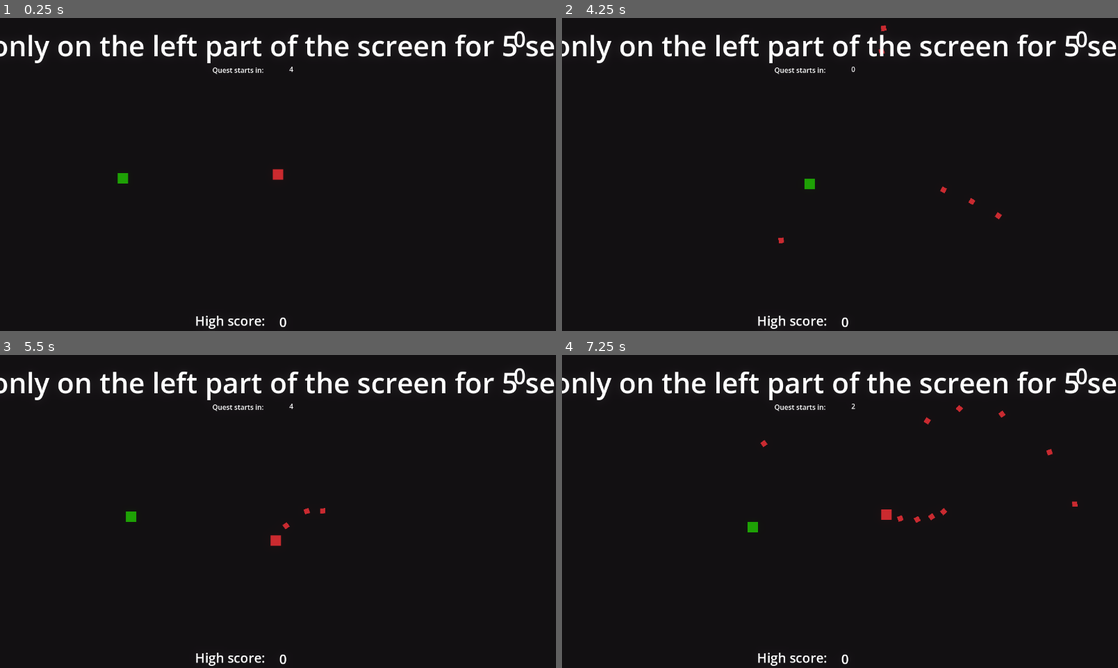
Above: before the commit, frames 1-4 (two rows, left to right).
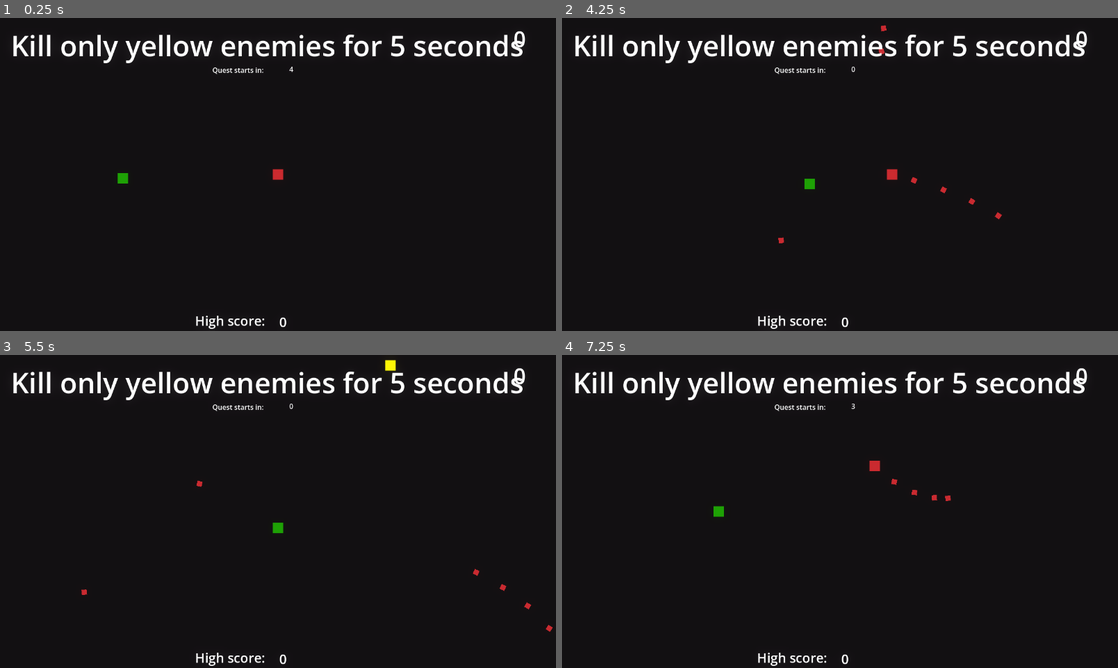
Above: after the commit, the same moments.

Repository: DiScarlet/ShootEm
Game: Godot game, scene res://scenes/arena.tscn
Same seed, same stepped clock (60 frames per second), same inputs: the game is played once before the commit and once after it.
Inputs (mouse positions are in pixels of both pictures, inside the frame that each line leads up to):
- Up to frame 1 (0.25 s): no input
- Up to frame 2 (4.25 s): tap Enter at 0.5 s; move the mouse to (962, 158) at 0.52 s; press the mouse at (962, 158) at 0.53 s; hold D (move_right) 0.53-1.28 s; move the mouse to (728, 190) at 1.27 s; release the mouse at (728, 190) at 1.28 s; hold S (move_down) 1.28-2.03 s; click (728, 190) at 1.35 s; move the mouse to (895, 105) at 2.02 s; press the mouse at (895, 105) at 2.03 s; hold D (move_right) 2.03-2.78 s; move the mouse to (812, 237) at 2.77 s; release the mouse at (812, 237) at 2.78 s; hold W (move_up) 2.78-3.53 s; click (812, 237) at 2.85 s; move the mouse to (1006, 221) at 3.52 s; press the mouse at (1006, 221) at 3.53 s; hold A (move_left) from 3.53 s (still down)
- Up to frame 3 (5.5 s): move the mouse to (111, 464) at 4.27 s; release the mouse at (111, 464) at 4.28 s; click (111, 464) at 4.35 s; move the mouse to (305, 511) at 5.02 s; release A (move_left) at 5.03 s; press the mouse at (305, 511) at 5.03 s; hold S (move_down) from 5.03 s (still down)
- Up to frame 4 (7.25 s): move the mouse to (756, 433) at 5.77 s; release S (move_down) at 5.78 s; release the mouse at (756, 433) at 5.78 s; hold D (move_right) 5.78-6.53 s; click (756, 433) at 5.85 s; move the mouse to (962, 495) at 6.52 s; press the mouse at (962, 495) at 6.53 s; hold W (move_up) from 6.53 s (still down)

The runs differ from the first frame. In frame 1, 3.3% of the frame differs, in the area x 0-100%, y 5-15%; in frame 2, 3.4%; in frame 3, 3.8%; in frame 4, 3.9%, in the area x 0-100%, y 5-57%.

Commit message:
Added timed_no_kill and timed_only_kill quests

Diff:
--- a/scripts/quests/Additional_UI/grace_start_timer.gd
+++ b/scripts/quests/Additional_UI/grace_start_timer.gd
@@ -18,7 +18,7 @@
 func start_countdown():
 	if not is_stopped():
 		return
-
+	print("Grace timer has STARTED")
 	time_left_counter = GRACE_TIME
 	wait_time = 1.0
 	one_shot = false
@@ -34,4 +34,5 @@
 	if time_left_counter <= 0:
 		stop()
 		start_time_label.text = "0"
+		print("Grace timer has finished")
 		QuestManager.grace_timer_finished.emit()
--- a/scripts/quests/QuestManager.gd
+++ b/scripts/quests/QuestManager.gd
@@ -17,6 +17,7 @@
 var current_template = "kill_enemy"
 var is_process_active = false
 var time_left_in_quest = 0
+var quest_state
 	#to do for a quest
 var enemies_to_kill = 2
 var powerups_to_collect = 1
@@ -26,47 +27,68 @@
 var side_to_stay = "right"
 	#done for a quest
 var enemies_killed = 0
-#lists/dicts
+#lists/dicts/enums
 var enemy_colors = ["green", "blue", "yellow"]
 var screen_sides = ["right", "left"]
+enum QuestState {
+	PREPARING,
+	ACTIVE,
+	FINISHED
+}
+#Godot elements
+var quest_timer: Timer
 
 #FUNCS
 #system overrides
 func _ready() -> void:
+	#create new elements
+	quest_timer = Timer.new()
+	add_child(quest_timer)
+	quest_timer.one_shot = true
+	#connect to signals
 	GameManager.start_quest.connect(generate_random_quest)
 	enemy_killed.connect(on_enemy_killed)
 	GameManager.reset_level.connect(reset_difficulty)
 
 func _process(delta: float) -> void:
-	if is_process_active:
-
+	if is_process_active and quest_state == QuestState.ACTIVE:
 		if current_template == "location_play":
 			check_side(delta)
 
 #action functions
 func generate_random_quest():
+	quest_state = QuestState.PREPARING
+
 	if GameManager.player == null:
 		player = await GameManager.player_ready
 	else:
 		player = GameManager.player
 
-	enemies_killed = 0
 	#HRDCODED FOR TESTING replace with current_template = quest_templates.keys().pick_random()
-	current_template = "location_play"
+	current_template = "timed_only_kill"
 	GameManager.quest_type = current_template
 	var template = quest_templates[current_template]
 
-	if current_template == "location_play":
-		start_location_quest()
+	enemies_killed = 0
 
 	populate_quest_vars()
 	update_quest_text()
 
+	if current_template == "location_play":
+		start_location_quest()
+	elif current_template == "timed_no_kill" or current_template == "timed_only_kill":
+		start_no_only_kill()
+
 func complete_quest():
+	quest_state = QuestState.FINISHED
 	print("quest completed!")
+	if quest_timer.timeout.is_connected(complete_quest):
+		quest_timer.timeout.disconnect(complete_quest)
+
 	generate_random_quest()
 
 func fail_quest():
+	quest_state = QuestState.FINISHED
 	print("quest failed, you bastard! - in James May's voice")
 	player.die()
 
@@ -74,6 +96,7 @@
 	set_process(false)
 
 func reset_difficulty():
+	quest_state = QuestState.PREPARING
 	enemies_to_kill = 2
 	powerups_to_collect = 1
 	target_color = "green"
@@ -89,10 +112,17 @@
 		if enemies_to_kill <= MAX_ENEMIES_TO_KILL:
 			enemies_to_kill += 1
 
-	if current_template == "location_play":
+	elif current_template == "location_play":
 		side_to_stay = screen_sides.pick_random()
 		quest_duration += 5
 		time_left_in_quest = quest_duration
+
+	elif current_template == "timed_no_kill":
+		quest_duration += 5
+
+	elif current_template == "timed_only_kill":
+		target_color = enemy_colors.pick_random()
+		quest_duration += 5
 
 func update_quest_text():
 	var quest_text = quest_templates[current_template]["text"]
@@ -100,8 +130,13 @@
 	if current_template == "kill_enemy":
 		quest_text = quest_text.replace("{count}", str(enemies_to_kill))
 		quest_text = quest_text.replace("{color}", target_color)
-	if current_template == "location_play":
+	elif current_template == "location_play":
 		quest_text = quest_text.replace("{side}", side_to_stay)
+		quest_text = quest_text.replace("{time}", str(quest_duration))
+	elif current_template == "timed_no_kill":
+		quest_text = quest_text.replace("{time}", str(quest_duration))
+	elif current_template == "timed_only_kill":
+		quest_text = quest_text.replace("{color}", target_color)
 		quest_text = quest_text.replace("{time}", str(quest_duration))
 
 	update_quest_label.emit(quest_text)
@@ -111,8 +146,18 @@
 func start_location_quest():
 	start_grace_timer.emit()
 	await grace_timer_finished
+	quest_state = QuestState.ACTIVE
 	is_process_active = true
 	set_process(true)
+
+func start_no_only_kill():
+	start_grace_timer.emit()
+	await grace_timer_finished
+	quest_state = QuestState.ACTIVE
+	quest_timer.wait_time = quest_duration
+	if !quest_timer.timeout.is_connected(complete_quest):
+		quest_timer.timeout.connect(complete_quest)
+	quest_timer.start()
 
 #quest-specific helper functions
 func check_side(delta):
@@ -126,9 +171,19 @@
 
 #player events functions
 func on_enemy_killed(color):
+	if quest_state != QuestState.ACTIVE:
+		return
+
 	if current_template == "kill_enemy":
 		if color == target_color:
 			enemies_killed += 1
 
 		if enemies_killed >= enemies_to_kill:
 			complete_quest()
+
+	elif current_template == "timed_no_kill":
+		fail_quest()
+
+	elif current_template == "timed_only_kill":
+		if color != target_color:
+			fail_quest()
